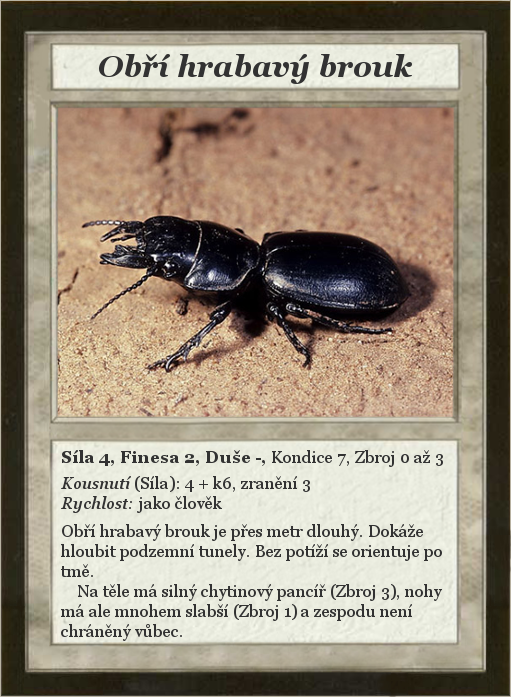
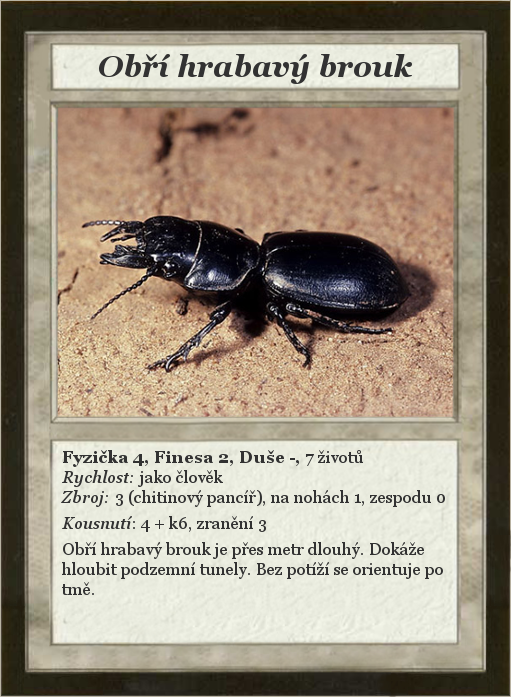
Comparing the layer stacks of the two (511, 697) images. Changes:
renamed "Síla 4, Finesa 2, Duše -, Kond..." to "Fyzička 4, Finesa 2, Duše -, 7...", painted on it over [61, 450, 445, 641]
